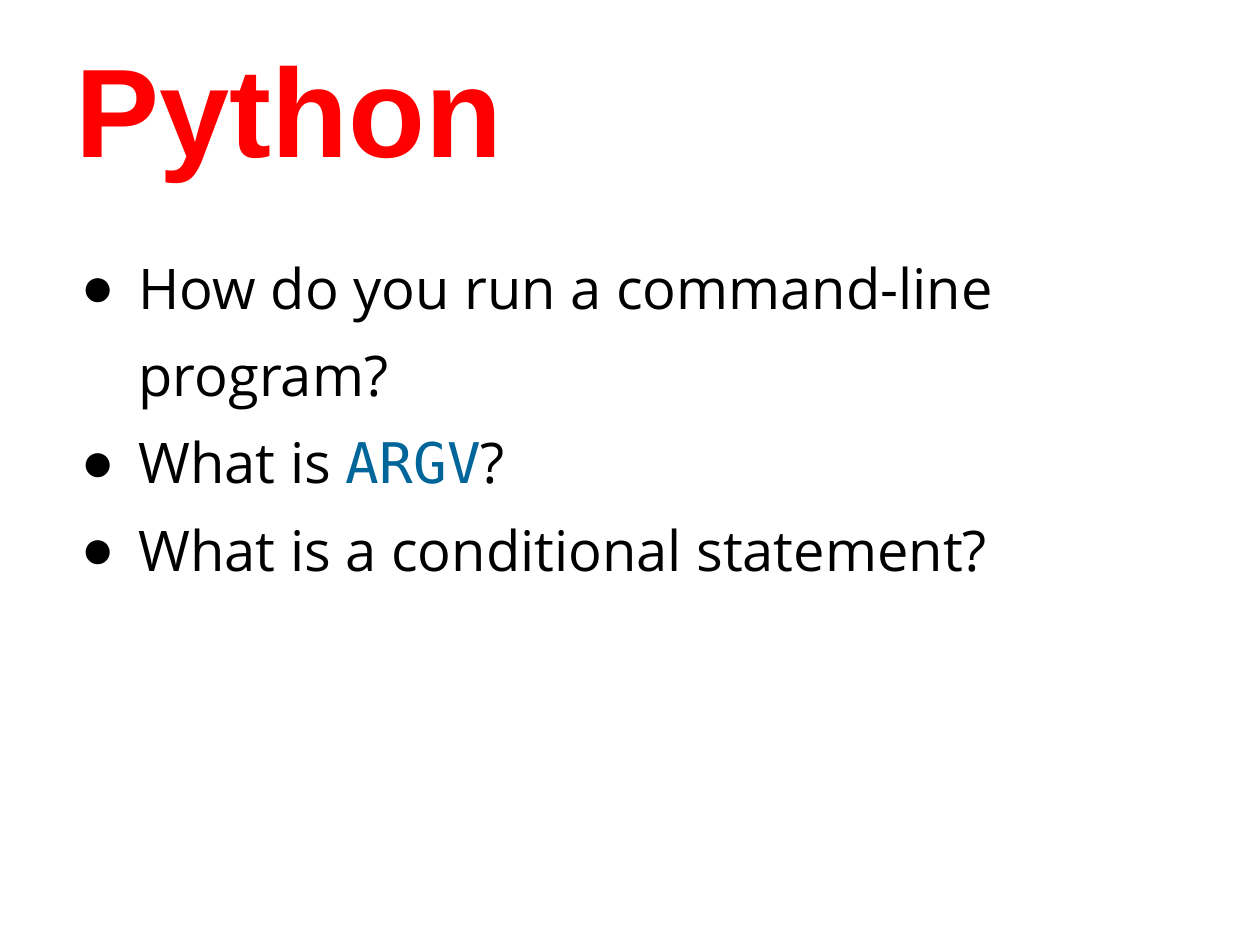
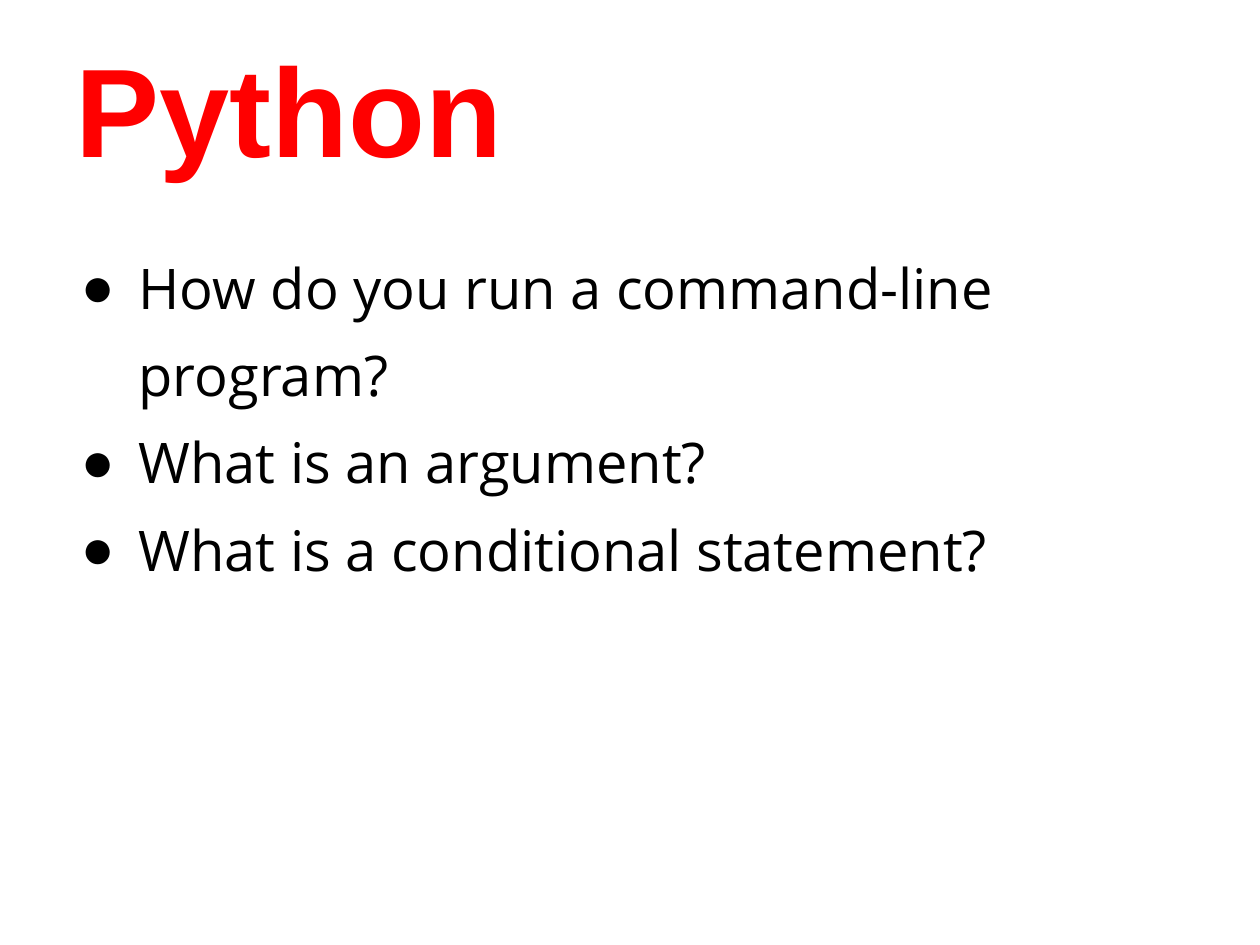
Before and after one commit to humanitiesprogramming/slides, a slide deck: slide 5 of 2017/python/day2-review.pptx. Drawn at 1260x945 pixels with LibreOffice and Linux fonts; fonts in the diff are those of the drawing. Boxes give left, top, right and bottom in pixels: in the first picture for what was removed or moved away, otherwise in the second. Text is boxed around its words. In the diff, an @@ line names an element or a change of style, - is before the commit and + after.

```diff
--- a/2017/python/day2-review.pptx
+++ b/2017/python/day2-review.pptx
@@ text at bbox=[139, 440, 706, 497]: text changed @@
-● What is ARGV?
+● What is an argument?
```
Also in this commit, not shown: 2 other slides changed, 1 other file.
